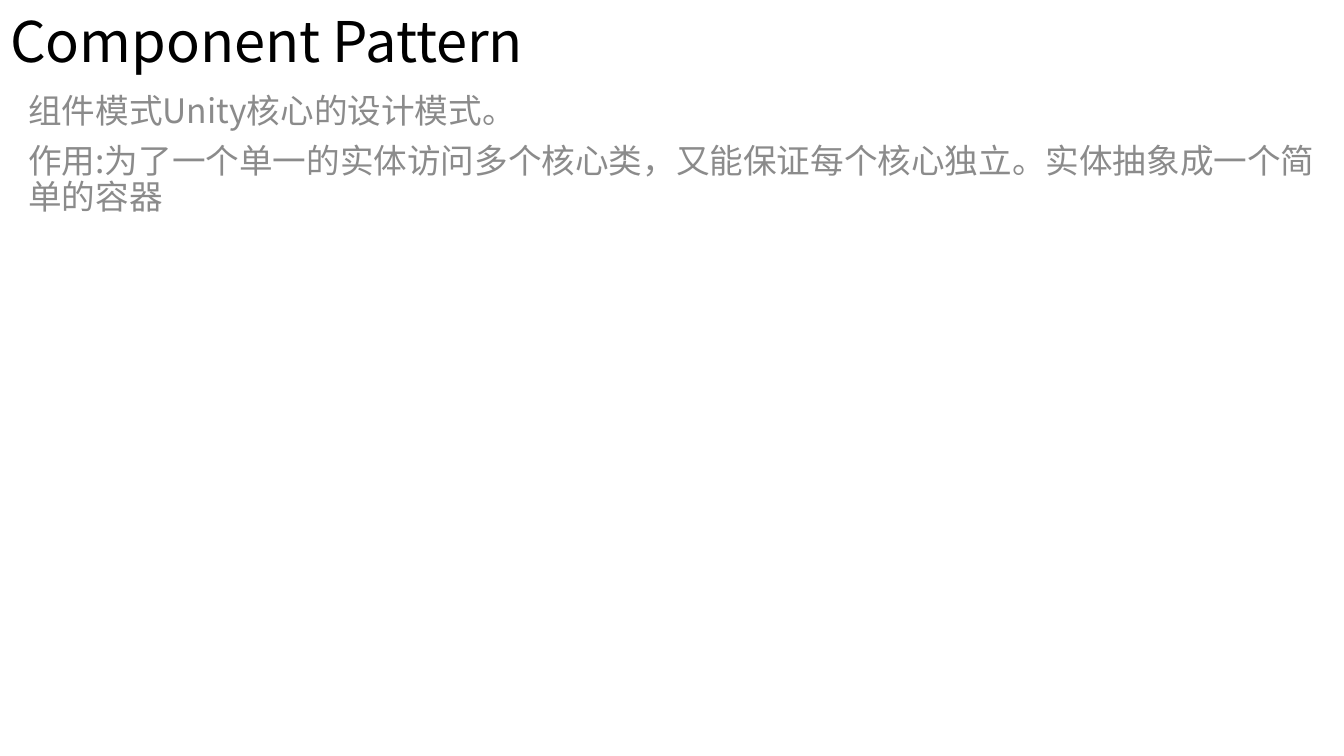
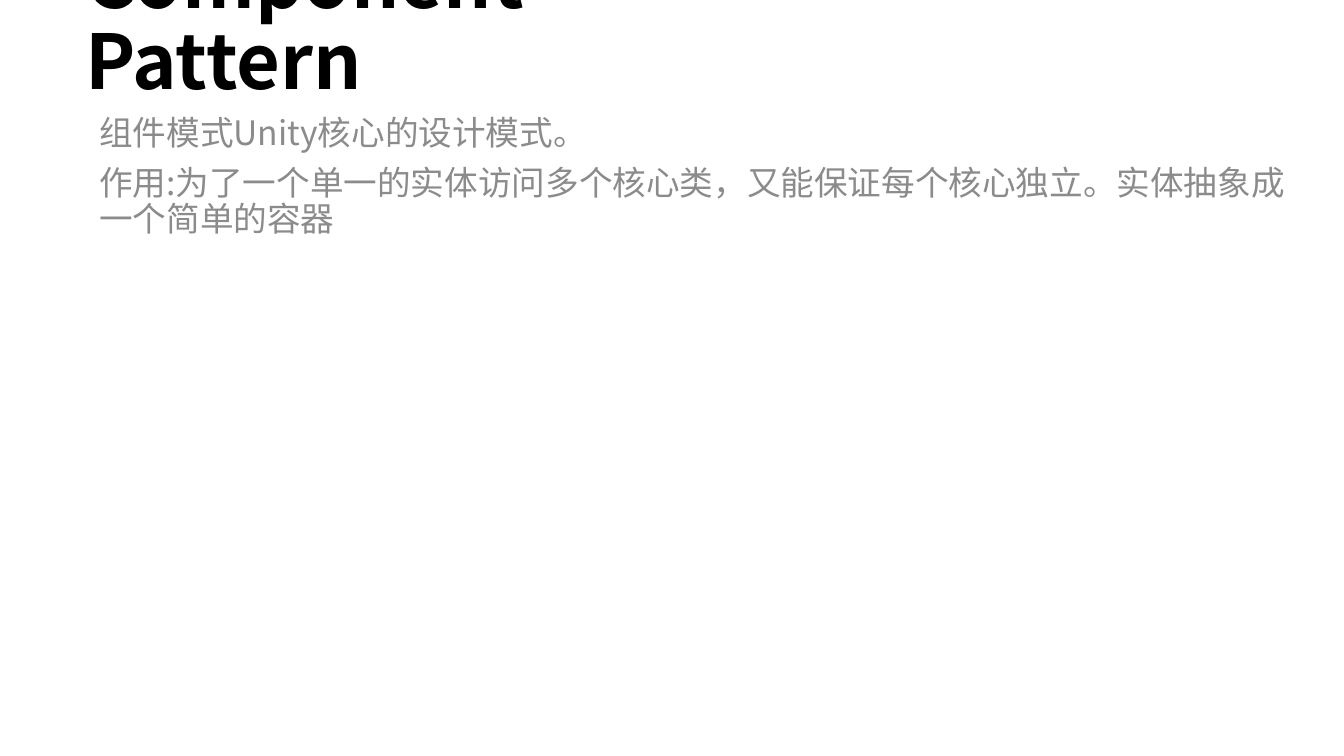
Before and after one commit to mshandle/GStar, a slide deck: slide 8 of Document/les2/les2.pptx. Drawn at 1344x756 pixels with LibreOffice and Linux fonts; fonts in the diff are those of the drawing. Boxes give left, top, right and bottom in pixels: in the first picture for what was removed or moved away, otherwise in the second. Text is boxed around its words. In the diff, an @@ line names an element or a change of style, - is before the commit and + after.

```diff
--- a/Document/les2/les2.pptx
+++ b/Document/les2/les2.pptx
@@ title "Component Pattern": place and size @@
-title "Component Pattern" at box(10, 20, 523, 75)
+title "Component Pattern" at box(85, 0, 523, 90)
@@ title "Component Pattern" at box(85, 0, 523, 90): size 40 to 54 pt, bold on @@
@@ text "组件模式Unity核心的设计模式。" rewrapped from box(28, 95, 1314, 212) to box(99, 117, 1284, 234) @@
```
Also in this commit, not shown: 7 slides added.
